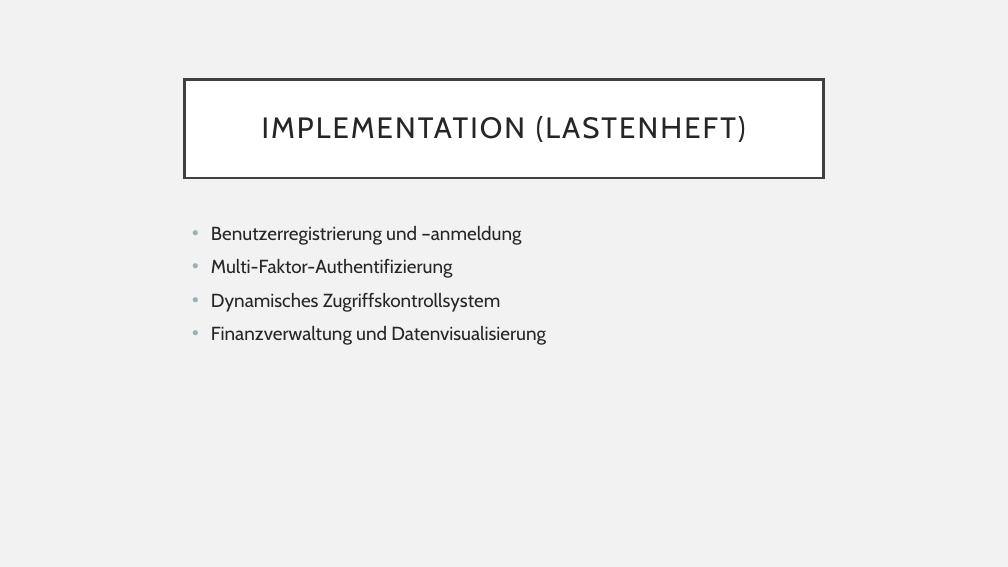
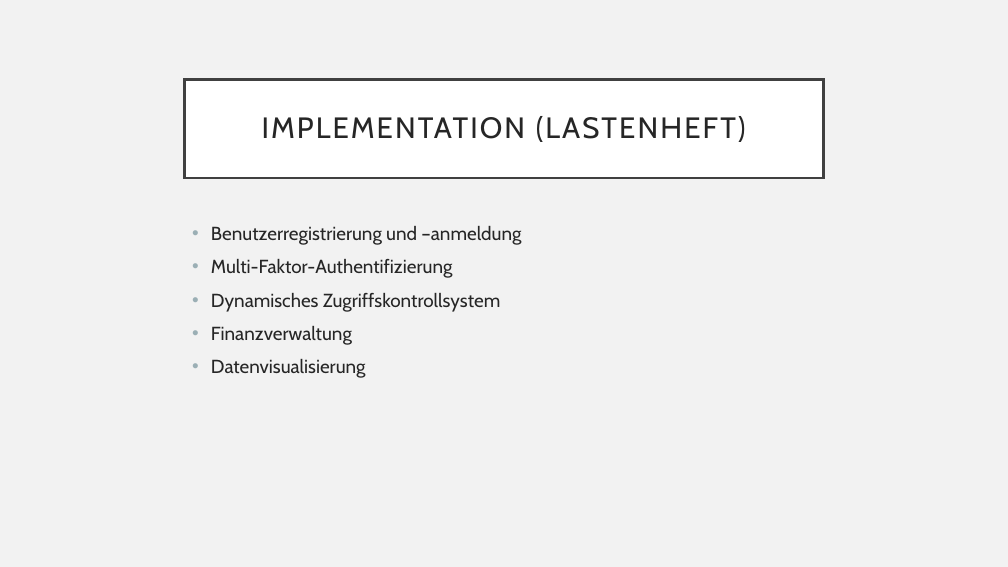
Before and after one commit to MGrunsch/Cyber-Project, a slide deck: slide 8 of Projektvorbereitung/Projektvorbereitung.pptx. Drawn at 1008x567 pixels with LibreOffice and Linux fonts; fonts in the diff are those of the drawing. Boxes give left, top, right and bottom in pixels: in the first picture for what was removed or moved away, otherwise in the second. Text is boxed around its words. In the diff, an @@ line names an element or a change of style, - is before the commit and + after.

```diff
--- a/Projektvorbereitung/Projektvorbereitung.pptx
+++ b/Projektvorbereitung/Projektvorbereitung.pptx
@@ text at <box>211,326,366,378</box>: text changed @@
-• Finanzverwaltung und Datenvisualisierung
+• Finanzverwaltung
+• Datenvisualisierung
```
Also in this commit, not shown: 3 other slides changed, 1 other file.
